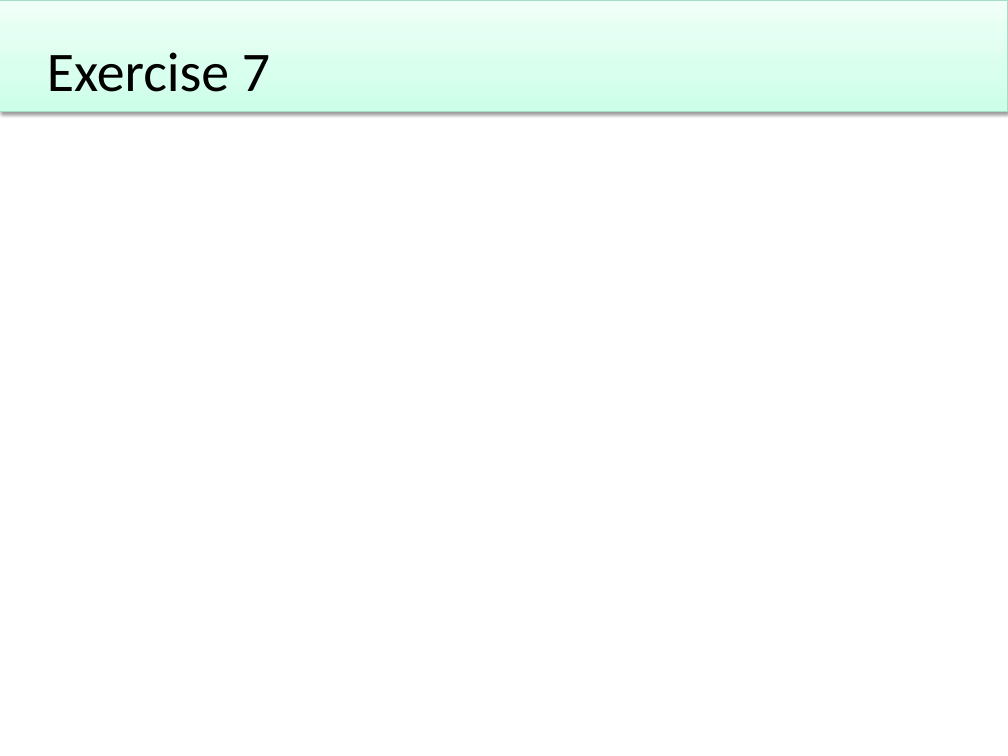
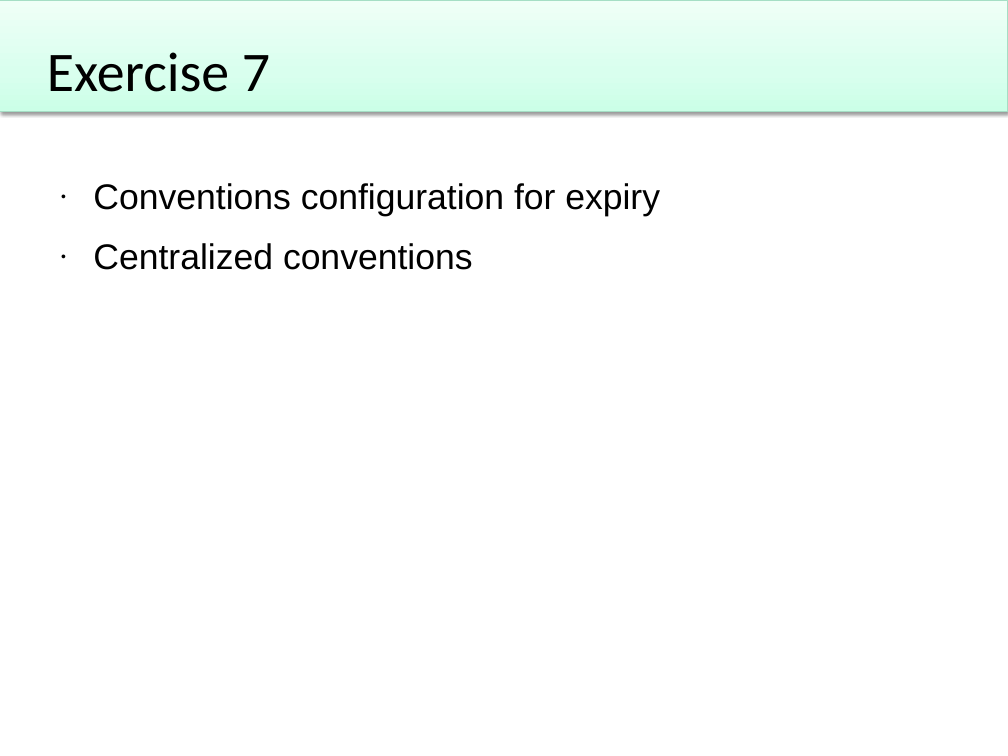
Before and after one commit to Particular/Course.Slides, a slide deck: slide 22 of EnterpriseDevelopmentWithNServiceBus.pptx. Drawn at 1008x756 pixels with LibreOffice and Linux fonts; fonts in the diff are those of the drawing; background and template pictures are left out. Boxes give left, top, right and bottom in pixels: in the first picture for what was removed or moved away, otherwise in the second. Text is boxed around its words. In the diff, an @@ line names an element or a change of style, - is before the commit and + after.

```diff
--- a/EnterpriseDevelopmentWithNServiceBus.pptx
+++ b/EnterpriseDevelopmentWithNServiceBus.pptx
@@ text added at [93, 183, 660, 270], 28 pt, text #000000 @@
+• Conventions configuration for expiry
+• Centralized conventions
```
Also in this commit, not shown: 4 other slides changed, 1 other file.
